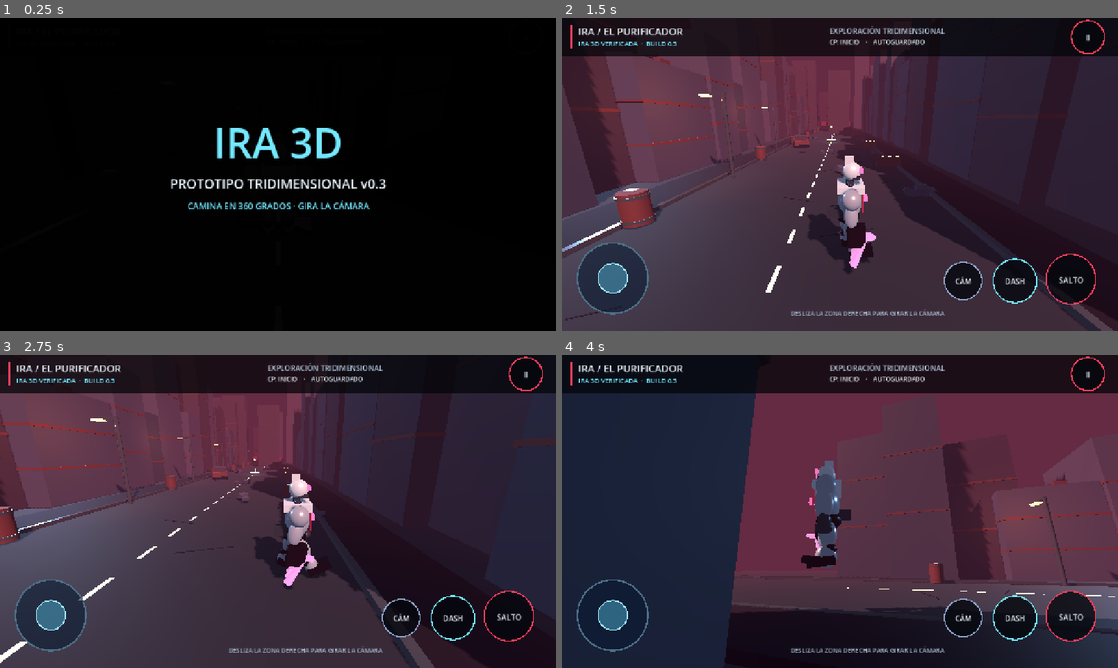
Above: before the commit, frames 1-4 (two rows, left to right).
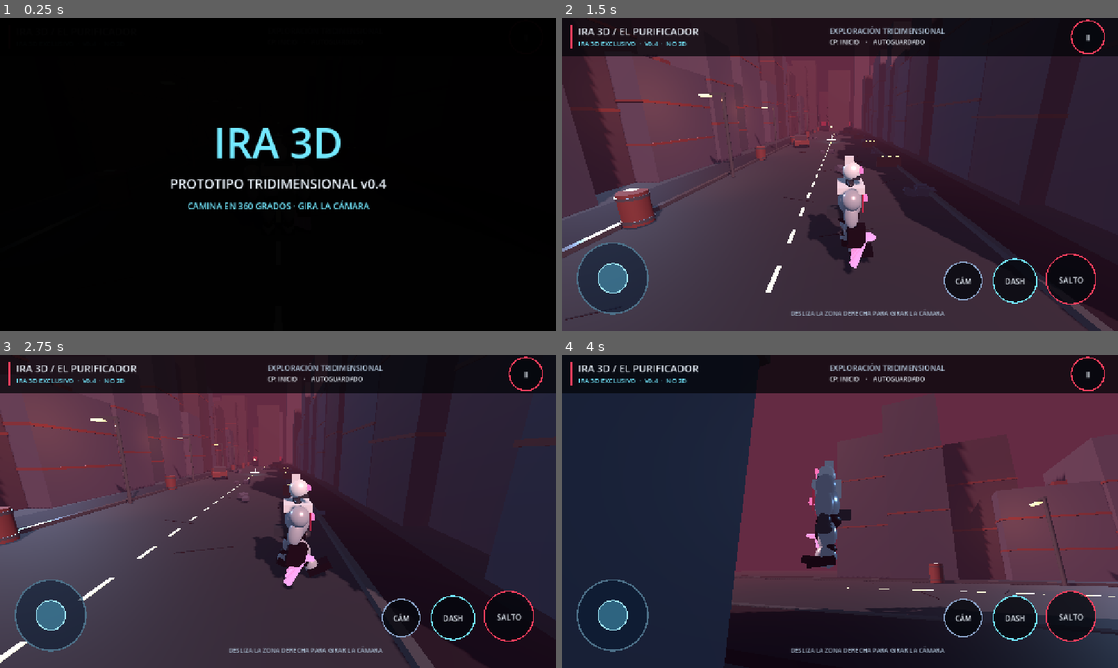
Above: after the commit, the same moments.

Repository: lsnoglos/Ira
Game: Godot game, scene res://scenes/main.tscn
Two runs of this game, one before a commit and one after it. Both use one fixed random seed, a clock stepped at 60 frames per second and the inputs below.
Inputs (mouse positions are in pixels of both pictures, inside the frame that each line leads up to):
- Up to frame 1 (0.25 s): no input
- Up to frame 2 (1.5 s): tap Enter at 0.5 s; move the mouse to (962, 158) at 0.52 s; hold D 0.53-1.25 s; hold Shift 0.53-1.25 s; click (962, 158) at 0.67 s; tap Space at 0.77 s; drag from (728, 190) to (812, 237) at 1.27 s
- Up to frame 3 (2.75 s): move the mouse to (333, 442) at 2.02 s; hold D from 2.03 s (still down); hold Shift from 2.03 s (still down)
- Up to frame 4 (4 s): release D at 2.75 s; release Shift at 2.75 s; drag from (812, 574) to (673, 464) at 2.77 s; move the mouse to (1006, 558) at 3.52 s; hold A from 3.53 s (still down); hold Shift from 3.53 s (still down); tap Space at 3.77 s

The runs differ from the first frame. In frame 1, less than 0.1% of the frame differs, in the area x 68-70%, y 51-55%; in frame 2, 0.4%; in frame 3, 0.4%; in frame 4, 0.4%, in the area x 6-25%, y 3-9%.

Commit message:
build(3d): distinctly identify exclusive v0.4 APK

Diff:
--- a/scripts/TouchHUD.gd
+++ b/scripts/TouchHUD.gd
@@ -139,15 +139,15 @@
     var ui_size: int = 18
     hud_root.draw_rect(Rect2(Vector2(0,0), Vector2(s.x, 86)), Color(0.012, 0.018, 0.032, 0.74))
     hud_root.draw_rect(Rect2(Vector2(19,16),Vector2(5,53)), red)
-    hud_root.draw_string(font, Vector2(37,39), "IRA / EL PURIFICADOR", HORIZONTAL_ALIGNMENT_LEFT, -1, 23, white)
-    hud_root.draw_string(font, Vector2(37,64), "IRA 3D VERIFICADA  ·  BUILD 0.3", HORIZONTAL_ALIGNMENT_LEFT, -1, 15, cyan)
+    hud_root.draw_string(font, Vector2(37,39), "IRA 3D / EL PURIFICADOR", HORIZONTAL_ALIGNMENT_LEFT, -1, 23, white)
+    hud_root.draw_string(font, Vector2(37,64), "IRA 3D EXCLUSIVO  ·  V0.4  ·  NO 2D", HORIZONTAL_ALIGNMENT_LEFT, -1, 15, cyan)
     hud_root.draw_string(font, Vector2(s.x*0.48,36), "EXPLORACIÓN TRIDIMENSIONAL", HORIZONTAL_ALIGNMENT_LEFT, -1, 17, Color("b5c9dd"))
     hud_root.draw_string(font, Vector2(s.x*0.48,60), "CP: " + checkpoint_name + "    ·    AUTOGUARDADO", HORIZONTAL_ALIGNMENT_LEFT, -1, 14, white)
     _rounded_box(Vector2(s.x-70, 43), 38.0, red, "II", font, ui_size)
     if intro_seconds > 0.0:
         hud_root.draw_rect(Rect2(Vector2.ZERO,s), Color(0,0,0,minf(0.98,intro_seconds*0.5)))
         _center_text("IRA 3D",s/2.0 + Vector2(0,-70),94,cyan)
-        _center_text("PROTOTIPO TRIDIMENSIONAL v0.3",s/2.0 + Vector2(0,22),30,white)
+        _center_text("PROTOTIPO TRIDIMENSIONAL v0.4",s/2.0 + Vector2(0,22),30,white)
         _center_text("CAMINA EN 360 GRADOS · GIRA LA CÁMARA",s/2.0 + Vector2(0,73),20,cyan)
         return
     if paused:
